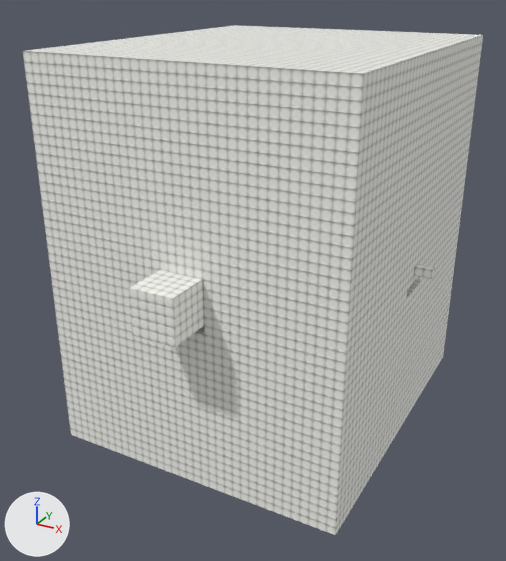
A saved change to the FBX model Assets/Meshes/level1_exterior.fbx.
Both versions are drawn from a 50 mm lens placed at (45.0, -112.8, 52.0), pointed at (7.3, -44.2, 17.6). Every picture has the same lights, and +X, +Y and +Z are marked at lower left. Where no turn or scale is listed for an object, it has been applied to the vertices. Vertices at the same position are counted once.

The first picture shows 'level1_exterior'.
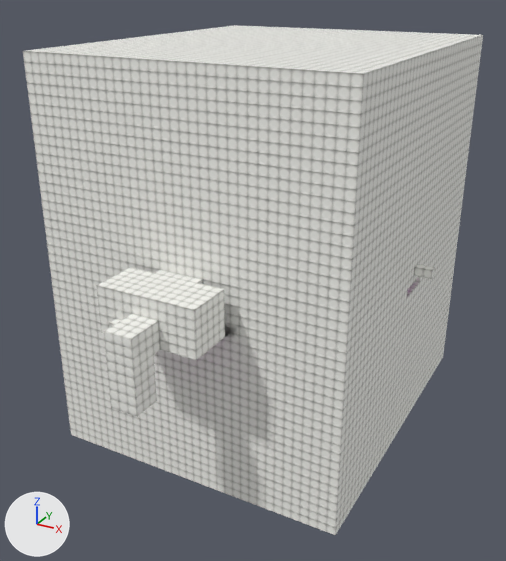
Where the newer file only moved an object's origin or applied its transform, the numbers keep the older frame.

Location of each change, (x1, y1, x2, y2) in pixels of the pictures (506 x 561 px):
part 1 of me_cube_001, built on: before (129, 283, 199, 347); after (96, 267, 230, 416)

The change in detail:
me_cube_001 is used by ob_level1_exterior; location (8.5, -7.5, 20.0).
me_cube_001 had 10280 vertices, 10276 faces and spanned x -17.5..19.5, y -58.5..-2.5, z -20.0..25.0.
me_cube_001 now has 10532 vertices, 10534 faces and spans x -17.5..19.5, y -63.5..-2.5, z -20.0..25.0.
me_cube_001 part 1: 32 vertices moved from x -2.5..2.5, y -58.5..-55.5, z 1.0..4.0 to x -4.5..4.5, y -60.5..-54.5, z 0.0..5.0; 16 vertices removed from x -2.5..2.5, y -58.5..-55.5, z 1.0..4.0; 268 vertices added at x -5.5..5.5, y -63.5..-54.5, z -5.0..5.0.
